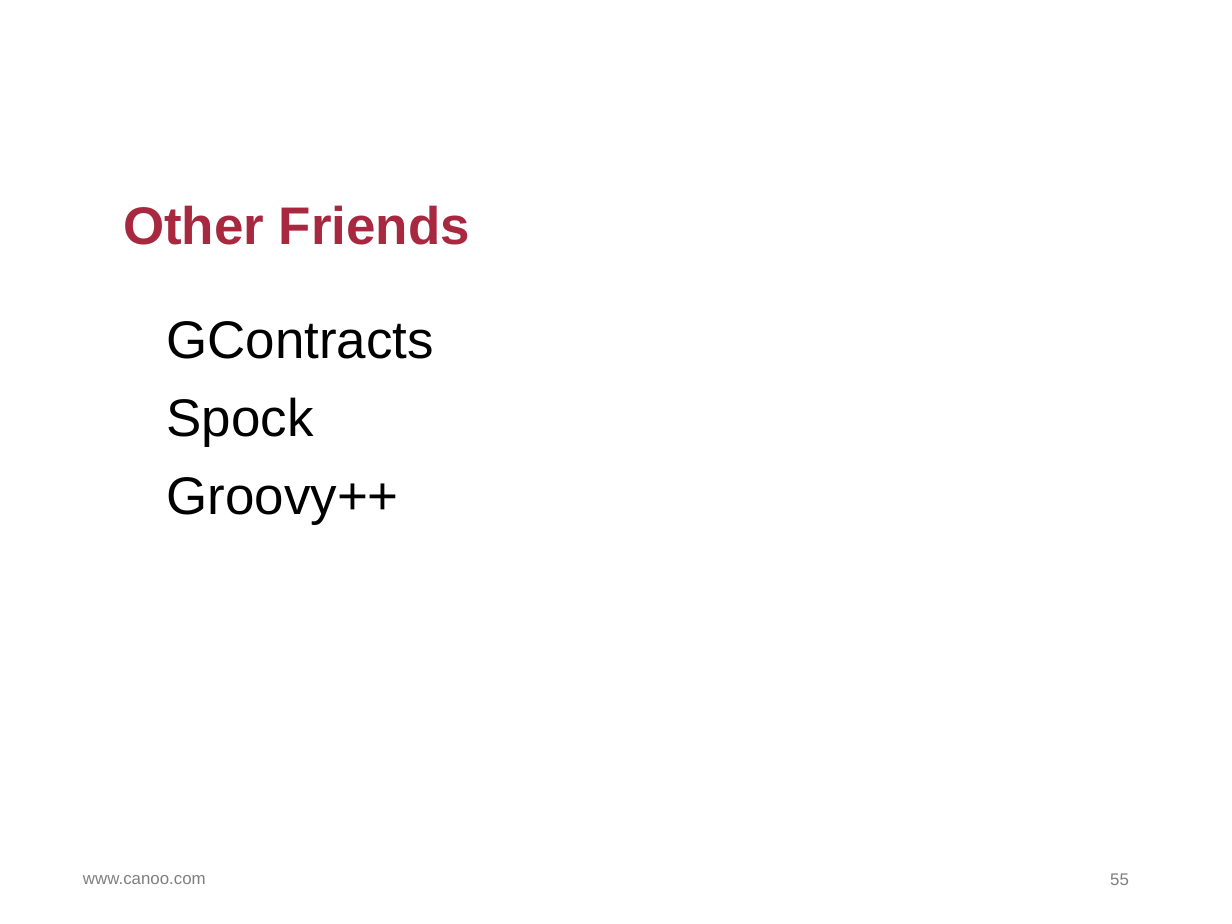
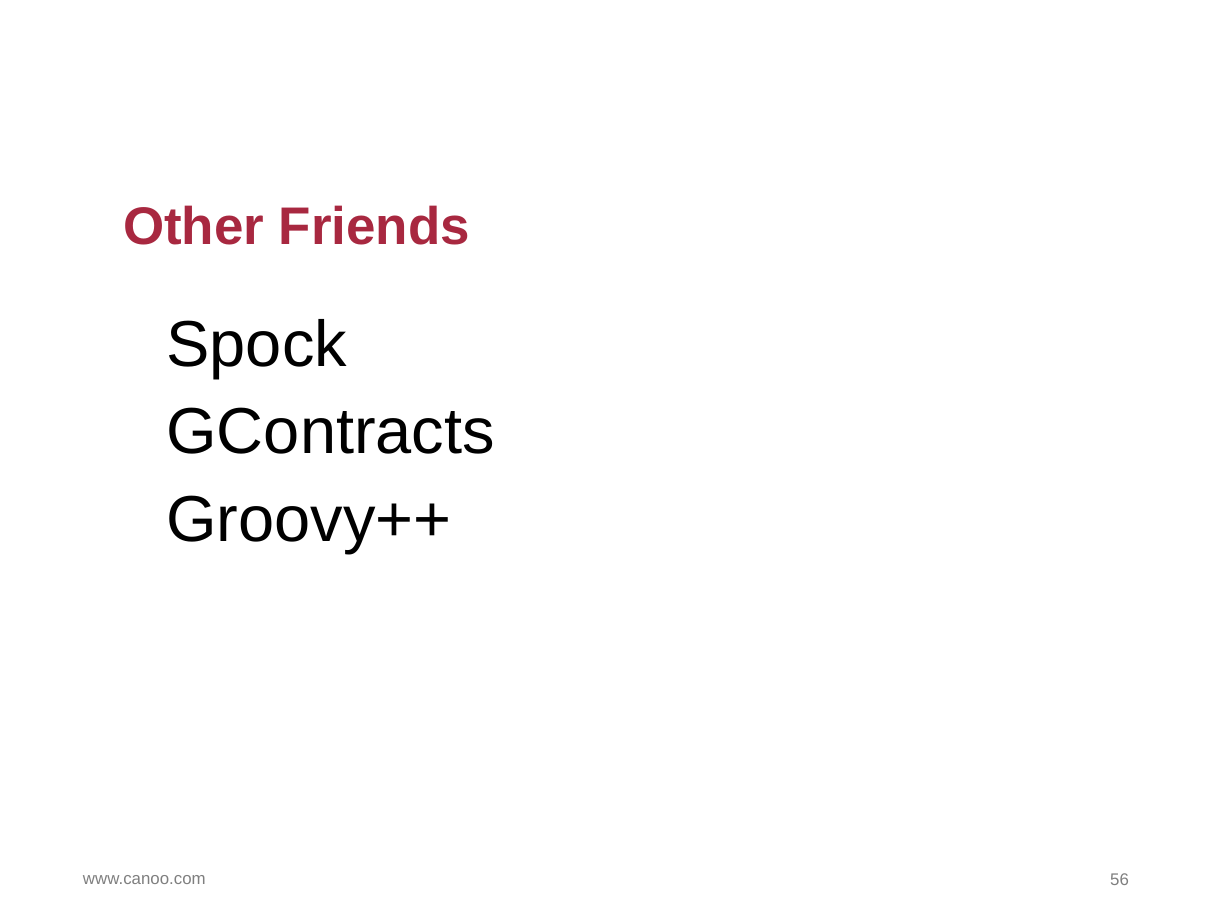
Before and after one commit to HamletDRC/presentations, a slide deck: slide 56 of asttransformations/AstTransformations.odp (slide 55 before the commit). Drawn at 1232x924 pixels with LibreOffice and Linux fonts; fonts in the diff are those of the drawing; background and template pictures are left out. Boxes give left, top, right and bottom in pixels: in the first picture for what was removed or moved away, otherwise in the second. Text is boxed around its words. In the diff, an @@ line names an element or a change of style, - is before the commit and + after.

```diff
--- a/asttransformations/AstTransformations.odp
+++ b/asttransformations/AstTransformations.odp
@@ text at [166, 319, 347, 378]: paragraph added @@
+Spock
@@ text at [166, 397, 313, 447]: paragraph removed @@
-Spock
@@ text at [166, 407, 494, 553]: size 44 to 54 pt in "GContracts", "Groovy++" @@
```
Also in this commit, not shown: 4 other slides changed, 2 slides added, 1 slide removed, 1 other file.
